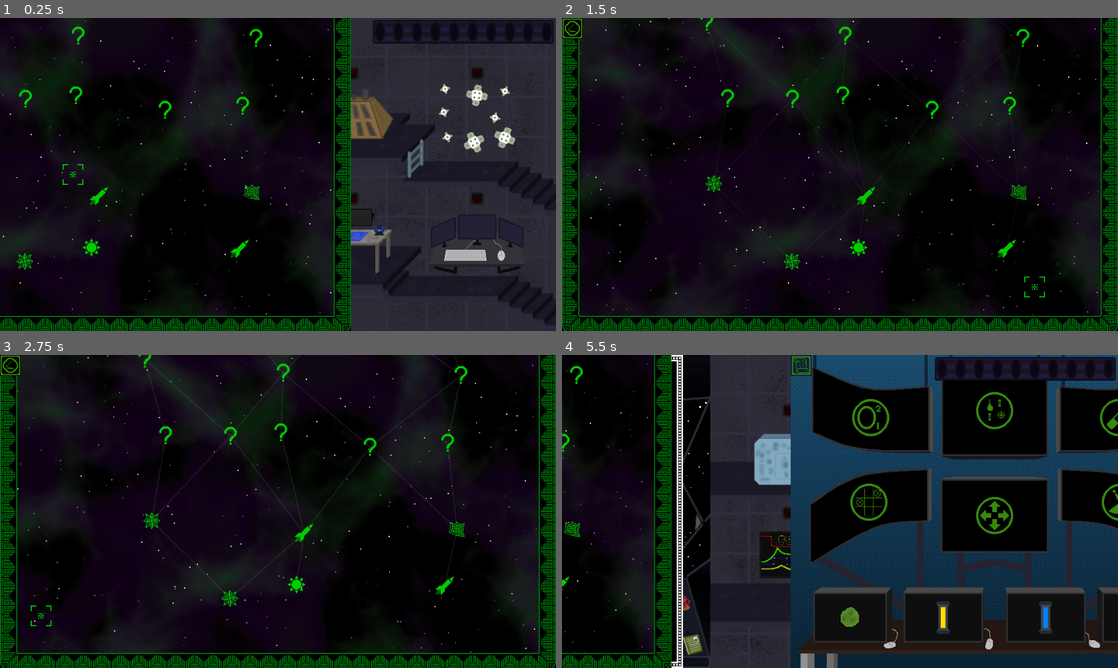
Above: before the commit, frames 1-4 (two rows, left to right).
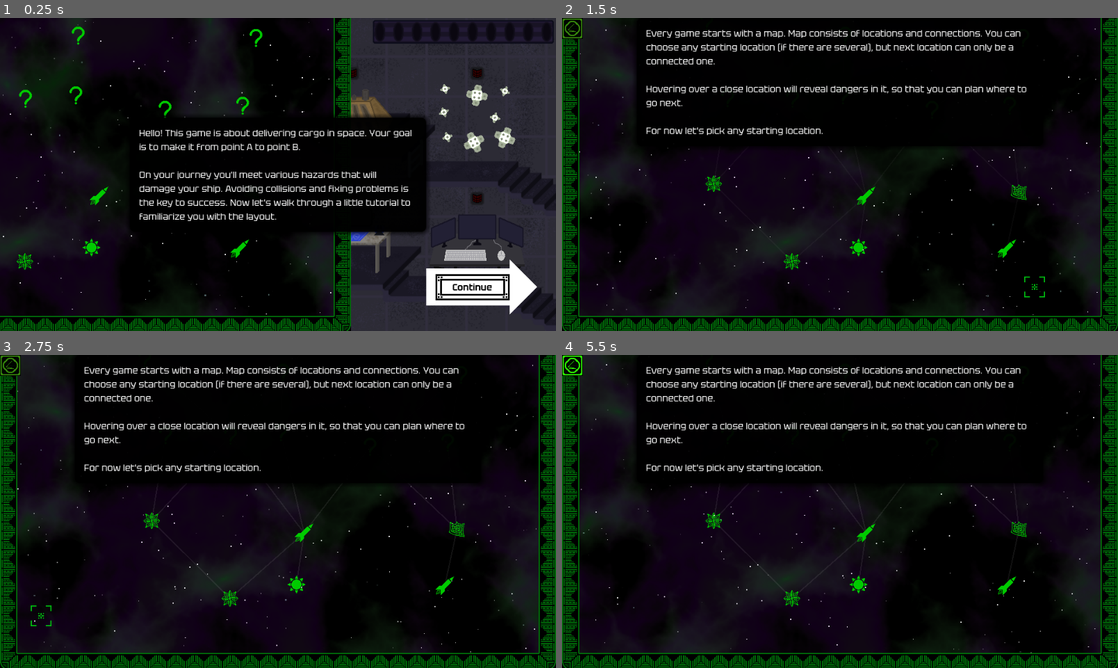
Above: after the commit, the same moments.

Repository: kedalovo/-SG-Spaceship-Management
Game: Godot game, scene res://Game Scene/Game.tscn
Two runs of this game, one before a commit and one after it. Both use one fixed random seed, a clock stepped at 60 frames per second and the inputs below.
Inputs (mouse positions are in pixels of both pictures, inside the frame that each line leads up to):
- Up to frame 1 (0.25 s): no input
- Up to frame 2 (1.5 s): click (789, 115) at 0.52 s; click (1034, 287) at 1.25 s, where only the run after the commit has a clickable "Continue"
- Up to frame 3 (2.75 s): click (38, 614) at 2 s
- Up to frame 4 (5.5 s): click (634, 639) at 2.75 s; click (667, 614) at 3.5 s; click (634, 605) at 4.25 s; click (573, 364) at 5.02 s

The runs differ from the first frame. In frame 1, 12% of the frame differs, in the area x 11-97%, y 30-95%; in frame 2, 9.9%; in frame 3, 10%; in frame 4, 56%, in the area x 0-100%, y 0-100%.

Commit message:
Added game over menu that returns you to the title screen. Fail state should be working now, causing a game over screen. Time for testing and adding features I forgot to add.

Diff:
--- a/Game Scene/Game.tscn
+++ b/Game Scene/Game.tscn
@@ -2123,6 +2123,9 @@
 corner_detail = 4
 shadow_size = 8
 
+[sub_resource type="StyleBoxFlat" id="StyleBoxFlat_38m68"]
+bg_color = Color(0, 0, 0, 1)
+
 [node name="Game" type="Node2D"]
 script = ExtResource("1_t00el")
 
@@ -2897,6 +2900,52 @@
 [node name="Loss Timer" type="Timer" parent="."]
 wait_time = 10.0
 one_shot = true
+
+[node name="Game Over Menu" type="Control" parent="."]
+visible = false
+z_index = 30
+layout_mode = 3
+anchors_preset = 0
+offset_right = 960.0
+offset_bottom = 540.0
+theme = ExtResource("54_bi7ny")
+
+[node name="Panel" type="PanelContainer" parent="Game Over Menu"]
+layout_mode = 1
+anchors_preset = 15
+anchor_right = 1.0
+anchor_bottom = 1.0
+grow_horizontal = 2
+grow_vertical = 2
+theme_override_styles/panel = SubResource("StyleBoxFlat_38m68")
+
+[node name="VBox" type="VBoxContainer" parent="Game Over Menu/Panel"]
+layout_mode = 2
+size_flags_horizontal = 4
+size_flags_vertical = 4
+alignment = 1
+
+[node name="Title Label" type="Label" parent="Game Over Menu/Panel/VBox"]
+layout_mode = 2
+theme_override_font_sizes/font_size = 48
+text = "GAME_OVER_TITLE"
+horizontal_alignment = 1
+
+[node name="Label" type="Label" parent="Game Over Menu/Panel/VBox"]
+custom_minimum_size = Vector2(300, 0)
+layout_mode = 2
+text = "GAME_OVER_TEXT"
+horizontal_alignment = 1
+autowrap_mode = 3
+
+[node name="VBox" type="VBoxContainer" parent="Game Over Menu/Panel/VBox"]
+layout_mode = 2
+size_flags_horizontal = 4
+
+[node name="Game Over Button" type="Button" parent="Game Over Menu/Panel/VBox/VBox"]
+layout_mode = 2
+size_flags_horizontal = 4
+text = "BTN_CONTINUE"
 
 [connection signal="coin_got" from="Cabin/SubViewportContainer/SubViewport/Space" to="." method="_on_space_coin_got"]
 [connection signal="damaged" from="Cabin/SubViewportContainer/SubViewport/Space" to="." method="_on_damaged"]
@@ -2956,3 +3005,4 @@
 [connection signal="animation_started" from="Tutorial/Animator" to="Tutorial" method="_on_animator_animation_started"]
 [connection signal="pressed" from="Tutorial/Arrow/Continue Button" to="Tutorial" method="_on_continue_button_pressed"]
 [connection signal="timeout" from="Loss Timer" to="." method="_on_loss_timer_timeout"]
+[connection signal="pressed" from="Game Over Menu/Panel/VBox/VBox/Game Over Button" to="." method="_on_game_over_button_pressed"]
--- a/Game Scene/game.gd
+++ b/Game Scene/game.gd
@@ -52,6 +52,7 @@
 @onready var tutorial: Node = $Tutorial
 
 @onready var loss_timer: Timer = $"Loss Timer"
+@onready var game_over_menu: Control = $"Game Over Menu"
 
 const CABIN_ZOOM_LEVEL: float = 1.1
 
@@ -85,7 +86,7 @@
 var can_control_via_arrows: bool
 var is_store_open: bool
 var is_map_open: bool
-var is_tutorial: bool
+var is_tutorial: bool = true
 
 
 func _ready() -> void:
@@ -96,6 +97,11 @@
 		setup_tutorial()
 	else:
 		toggle_map(true)
+		for i in 10:
+			life_support_system.add_fuel()
+		for i in 5:
+			engines_system.add_fuel()
+			engines_system.add_coolant()
 
 
 func _input(event: InputEvent) -> void:
@@ -191,6 +197,7 @@
 	if is_tutorial:
 		return
 	game_manager.is_playing = false
+	game_over_menu.show()
 
 
 func pause_game() -> void:
@@ -494,3 +501,7 @@
 
 func _on_loss_timer_timeout() -> void:
 	game_over()
+
+
+func _on_game_over_button_pressed() -> void:
+	get_tree().change_scene_to_file("res://Start Menu/start_menu.tscn")
--- a/Resources/Locale.csv
+++ b/Resources/Locale.csv
@@ -182,3 +182,5 @@
 Будьте храбры и быстры, деликатны и умны.
 
 Удачи!"
+GAME_OVER_TITLE,Game over,Игра окончена
+GAME_OVER_TEXT,"Unfortunately, several systems in your spaceship have failed, which caused an inevitable collapse of vital functions.","К сожалению, несколько систем вашего звездолёта перестали работать, что вызвало неизбежный коллапс жизненноважных функций."
--- a/Space/space.gd
+++ b/Space/space.gd
@@ -278,7 +278,7 @@
 				push_warning("Tried creating a small asteroid in ", spot, ", which is busy")
 				return
 			if types.is_empty():
-				asteroid.set_types([game_manager.damage_types.PHYSICAL])
+				asteroid.set_types([game_manager.damage_types.PHYSICAL] as Array[game_manager.damage_types])
 			else:
 				asteroid.set_types(types + [game_manager.damage_types.PHYSICAL])
 			asteroid.set_time(time)
@@ -351,7 +351,7 @@
 				push_warning("Tried creating a small nebula in ", spot, ", which is busy")
 				return
 			if types.is_empty():
-				nebula.set_types([game_manager.damage_types.ELECTRICITY])
+				nebula.set_types([game_manager.damage_types.ELECTRICITY] as Array[game_manager.damage_types])
 			else:
 				nebula.set_types(types + [game_manager.damage_types.ELECTRICITY])
 			nebula.set_time(time)
--- a/Start Menu/start_menu.gd
+++ b/Start Menu/start_menu.gd
@@ -7,7 +7,7 @@
 
 @onready var noise: TextureRect = $"Background Container/Noise"
 @onready var noise_2: TextureRect = $"Background Container/Noise 2"
-@onready var progress: TextureProgressBar = $"Background Container/Margin/VBox/Progress"
+@onready var progress: ProgressBar = $"Background Container/Margin/VBox/Progress"
 @onready var animator: AnimationPlayer = $"Background Container/Animator"
 
 var game_scene: Node
--- a/Start Menu/start_menu.tscn
+++ b/Start Menu/start_menu.tscn
@@ -48,12 +48,10 @@
 color_ramp = SubResource("Gradient_87mra")
 noise = SubResource("FastNoiseLite_ak4ea")
 
-[sub_resource type="Gradient" id="Gradient_1x2xf"]
-colors = PackedColorArray(1, 1, 1, 1, 1, 1, 1, 1)
-
-[sub_resource type="GradientTexture1D" id="GradientTexture1D_6biy0"]
-gradient = SubResource("Gradient_1x2xf")
-width = 106
+[sub_resource type="StyleBoxEmpty" id="StyleBoxEmpty_6m4v0"]
+
+[sub_resource type="StyleBoxFlat" id="StyleBoxFlat_uomhk"]
+bg_color = Color(1, 1, 1, 1)
 
 [sub_resource type="Animation" id="Animation_ibsy0"]
 length = 0.001
@@ -193,7 +191,46 @@
 "start_game": SubResource("Animation_fo05p")
 }
 
+[sub_resource type="Animation" id="Animation_yd0uw"]
+resource_name = "start"
+length = 2.0
+step = 0.1
+tracks/0/type = "value"
+tracks/0/imported = false
+tracks/0/enabled = true
+tracks/0/path = NodePath(".:modulate")
+tracks/0/interp = 1
+tracks/0/loop_wrap = true
+tracks/0/keys = {
+"times": PackedFloat32Array(0.5, 2),
+"transitions": PackedFloat32Array(1, 1),
+"update": 0,
+"values": [Color(0, 0, 0, 1), Color(1, 1, 1, 1)]
+}
+
+[sub_resource type="Animation" id="Animation_eas0w"]
+length = 0.001
+tracks/0/type = "value"
+tracks/0/imported = false
+tracks/0/enabled = true
+tracks/0/path = NodePath(".:modulate")
+tracks/0/interp = 1
+tracks/0/loop_wrap = true
+tracks/0/keys = {
+"times": PackedFloat32Array(0),
+"transitions": PackedFloat32Array(1),
+"update": 0,
+"values": [Color(0, 0, 0, 1)]
+}
+
+[sub_resource type="AnimationLibrary" id="AnimationLibrary_ahe4i"]
+_data = {
+"RESET": SubResource("Animation_eas0w"),
+"start": SubResource("Animation_yd0uw")
+}
+
 [node name="Start menu" type="Control"]
+modulate = Color(0, 0, 0, 1)
 top_level = true
 z_index = 20
 layout_mode = 3
@@ -270,11 +307,13 @@
 size_flags_horizontal = 4
 size_flags_vertical = 4
 
-[node name="Progress" type="TextureProgressBar" parent="Background Container/Margin/VBox"]
+[node name="Progress" type="ProgressBar" parent="Background Container/Margin/VBox"]
 custom_minimum_size = Vector2(0, 3)
 layout_mode = 2
-nine_patch_stretch = true
-texture_progress = SubResource("GradientTexture1D_6biy0")
+theme_override_styles/background = SubResource("StyleBoxEmpty_6m4v0")
+theme_override_styles/fill = SubResource("StyleBoxFlat_uomhk")
+step = 1.0
+show_percentage = false
 
 [node name="Start Button" type="Button" parent="Background Container/Margin/VBox"]
 layout_mode = 2
@@ -349,6 +388,12 @@
 libraries = {
 "": SubResource("AnimationLibrary_gbyqn")
 }
+
+[node name="AnimationPlayer" type="AnimationPlayer" parent="."]
+libraries = {
+"": SubResource("AnimationLibrary_ahe4i")
+}
+autoplay = "start"
 
 [connection signal="toggled" from="Background Container/Margin/Language HBox/CheckButton" to="." method="_on_check_button_toggled"]
 [connection signal="pressed" from="Background Container/Margin/VBox/Start Button" to="." method="_on_start_button_pressed"]
--- a/Systems/Life Support/Algae/algae.gd
+++ b/Systems/Life Support/Algae/algae.gd
@@ -22,6 +22,7 @@
 			health = 0
 			is_cooked = true
 			is_cooking = false
+			call_deferred("set_collision_layer_value", 16, true)
 		sprite.modulate = Color.WHITE.darkened((100 - health) / 100.0)
 		apply_central_impulse(Vector2(randi()%300-150, randi()%300-150))
 
--- a/Systems/Life Support/life_support_system.gd
+++ b/Systems/Life Support/life_support_system.gd
@@ -44,6 +44,8 @@
 		$"Upgraded Cooker Area".monitoring = true
 		$"Dispose Area".monitoring = false
 		$"Upgraded Dispose Area".monitoring = true
+	elif current_tier == 1 and to_tier == 2:
+		$"Algae Sorter".gravity_space_override = Area2D.SpaceOverride.SPACE_OVERRIDE_COMBINE
 
 
 func _damage(strength: int, type: game_manager.damage_types):
--- a/Systems/Life Support/life_support_system.tscn
+++ b/Systems/Life Support/life_support_system.tscn
@@ -115,6 +115,9 @@
 "open": SubResource("Animation_mtvvi")
 }
 
+[sub_resource type="CircleShape2D" id="CircleShape2D_snft3"]
+radius = 136.235
+
 [node name="Life Support System" type="Node2D"]
 script = ExtResource("1_gfff3")
 
@@ -250,6 +253,17 @@
 libraries = {
 "": SubResource("AnimationLibrary_cnbki")
 }
+
+[node name="Algae Sorter" type="Area2D" parent="."]
+position = Vector2(148, 60)
+collision_layer = 0
+collision_mask = 32768
+gravity_point = true
+gravity_point_center = Vector2(0, 0)
+gravity_direction = Vector2(0, 0)
+
+[node name="Collision" type="CollisionShape2D" parent="Algae Sorter"]
+shape = SubResource("CircleShape2D_snft3")
 
 [connection signal="body_entered" from="Cooker Area" to="." method="_on_cooker_area_body_entered"]
 [connection signal="body_exited" from="Cooker Area" to="." method="_on_cooker_area_body_exited"]
Not shown: 1 places in Game Scene/Game.tscn that only renumber resources
Binary file changed: Resources/Locale.en.translation
Binary file changed: Resources/Locale.ru.translation
Not shown: 1 places in Start Menu/start_menu.tscn that only renumber resources
Not shown: 1 places in Systems/Life Support/life_support_system.tscn that only renumber resources
